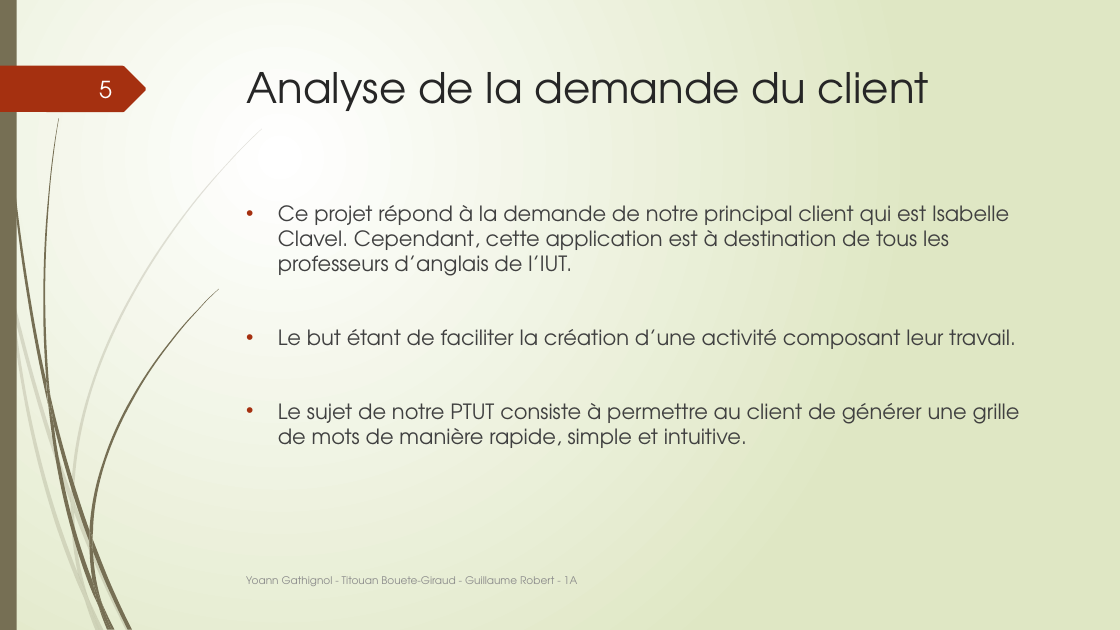
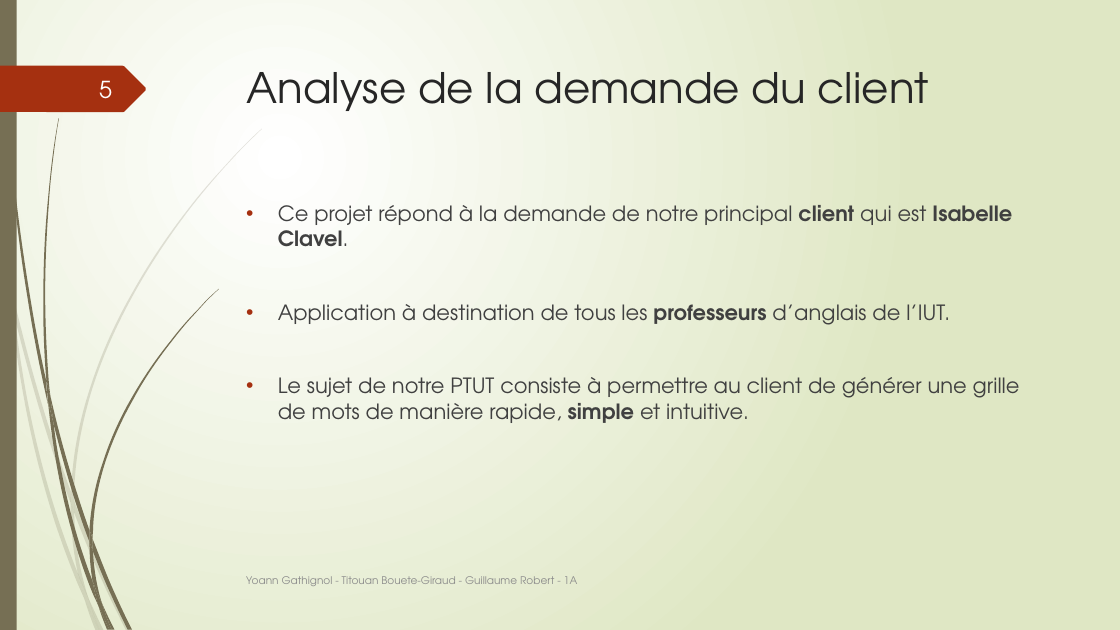
Before and after one commit to Guyoms/PTUT2016, a slide deck: slide 5 of SOUTENANCE/I HEAR I SAY.pptx. Drawn at 1120x630 pixels with LibreOffice and Linux fonts; fonts in the diff are those of the drawing. Boxes give left, top, right and bottom in pixels: in the first picture for what was removed or moved away, otherwise in the second. Text is boxed around its words. In the diff, an @@ line names an element or a change of style, - is before the commit and + after.

```diff
--- a/SOUTENANCE/I HEAR I SAY.pptx
+++ b/SOUTENANCE/I HEAR I SAY.pptx
@@ text at <box>278,205,1012,325</box>: text changed @@
-• Ce projet répond à la demande de notre principal client qui est Isabelle Clavel. Cependant, cette application est à destination de tous les professeurs d’anglais de l’IUT.
-• Le but étant de faciliter la création d’une activité composant leur travail.
+• Ce projet répond à la demande de notre principal client qui est Isabelle Clavel.
+• Application à destination de tous les professeurs d’anglais de l’IUT.
@@ text at <box>278,377,1020,423</box>: bold on in "simple" @@
```
Also in this commit, not shown: 6 other slides changed, 2 slides added.
